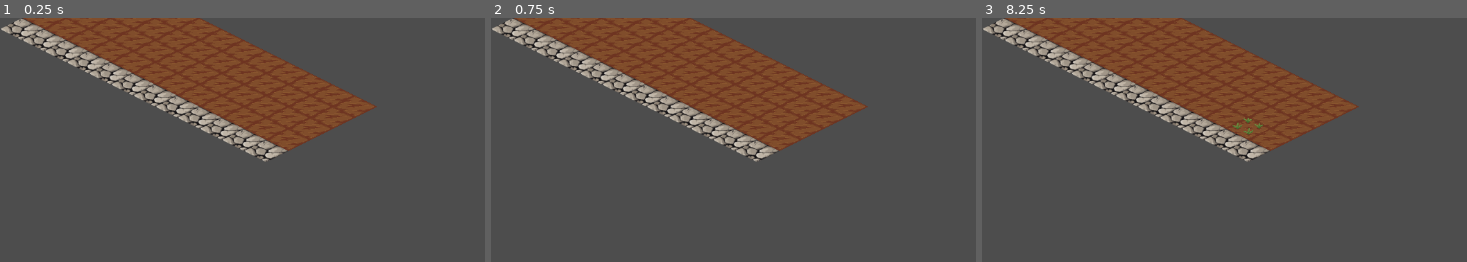
Above: before the commit, frames 1-3 (left to right).
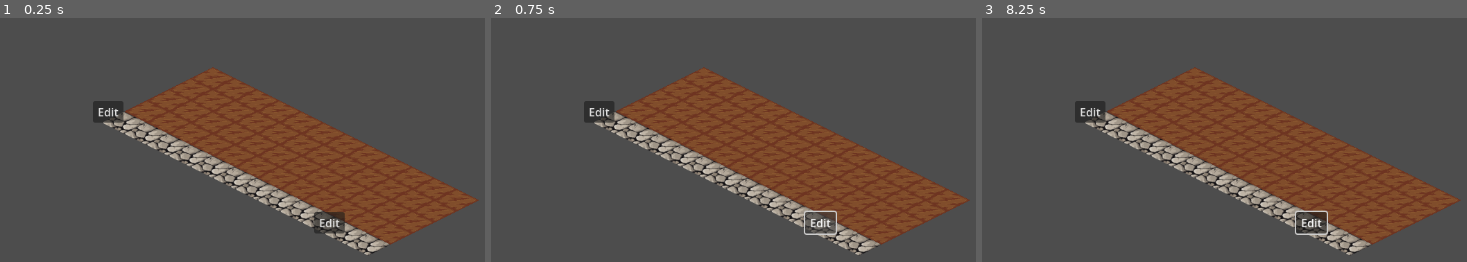
Above: after the commit, the same moments.

Repository: Loubear111/VirtualFarm-Godot
Game: Godot game, scene res://town.tscn
Two runs of this game, one before a commit and one after it. Both use one fixed random seed, a clock stepped at 60 frames per second and the inputs below.
Inputs (mouse positions are in pixels of both pictures, inside the frame that each line leads up to):
- Up to frame 1 (0.25 s): no input
- Up to frame 2 (0.75 s): click (820, 222) at 0.5 s, where only the run after the commit has a clickable "Edit"
- Up to frame 3 (8.25 s): click (1311, 222) at 1.25 s, where only the run after the commit has a clickable "Edit"; click (1311, 222) at 2 s, where only the run after the commit has a clickable "Edit"; tap Enter at 2.75, 4.25, 5.75 s; move the mouse to (outside the picture) at 2.77 s; click (outside the picture) at 2.92 s; tap Space at 3.5, 5, 6.5 s; move the mouse to (outside the picture) at 3.52 s; click (outside the picture) at 3.67 s; move the mouse to (1462, 144) at 4.27 s; click (1462, 144) at 4.42 s; move the mouse to (outside the picture) at 5.02 s; click (outside the picture) at 5.17 s; move the mouse to (outside the picture) at 5.77 s; click (outside the picture) at 5.92 s; move the mouse to (1142, 174) at 6.52 s; click (1142, 174) at 6.67 s; move the mouse to (1423, 242) at 7.27 s; click (1423, 242) at 7.42 s; move the mouse to (1263, 130) at 8.02 s; click (1263, 130) at 8.17 s

The runs differ from the first frame. In frame 1, 34% of the frame differs, in the area x 0-99%, y 0-98%; in frame 2, 34%; in frame 3, 34%.

Commit message:
consolidate crop tilemaps to their own scene for easy duplication (this is the way)

Diff:
--- /dev/null
+++ b/CropScene.tscn
@@ -0,0 +1,72 @@
+[gd_scene load_steps=6 format=3 uid="uid://jjc1temmmi73"]
+
+[ext_resource type="Script" path="res://scripts/crop_scene.gd" id="1_hiab7"]
+[ext_resource type="Texture2D" uid="uid://dbg2gsxy102ki" path="res://assets/crops.png" id="1_of0rr"]
+[ext_resource type="Script" path="res://scripts/crop_tilemap.gd" id="3_crp1j"]
+
+[sub_resource type="TileSetAtlasSource" id="TileSetAtlasSource_p8sic"]
+texture = ExtResource("1_of0rr")
+texture_region_size = Vector2i(64, 32)
+0:1/0 = 0
+0:1/0/custom_data_0 = "dirt"
+0:1/0/custom_data_1 = "plantable"
+0:2/0 = 0
+1:2/0 = 0
+2:2/0 = 0
+3:2/0 = 0
+0:3/0 = 0
+0:3/0/custom_data_0 = "carrot"
+1:3/0 = 0
+1:3/0/custom_data_0 = "carrot"
+2:3/0 = 0
+2:3/0/custom_data_0 = "carrot"
+3:3/0 = 0
+3:3/0/custom_data_0 = "carrot"
+0:4/0 = 0
+1:4/0 = 0
+2:4/0 = 0
+3:4/0 = 0
+0:5/0 = 0
+1:5/0 = 0
+2:5/0 = 0
+3:5/0 = 0
+1:6/0 = 0
+2:6/0 = 0
+3:6/0 = 0
+0:7/0 = 0
+1:7/0 = 0
+2:7/0 = 0
+3:7/0 = 0
+1:8/0 = 0
+2:8/0 = 0
+3:8/0 = 0
+0:9/0 = 0
+1:9/0 = 0
+2:9/0 = 0
+3:9/0 = 0
+
+[sub_resource type="TileSet" id="TileSet_ot8tp"]
+tile_shape = 1
+tile_size = Vector2i(64, 32)
+custom_data_layer_0/name = "type"
+custom_data_layer_0/type = 4
+custom_data_layer_1/name = "state"
+custom_data_layer_1/type = 4
+sources/0 = SubResource("TileSetAtlasSource_p8sic")
+
+[node name="CropScene" type="Node2D" node_paths=PackedStringArray("crop_map")]
+script = ExtResource("1_hiab7")
+crop_map = NodePath("CropsTilemap")
+
+[node name="CropsTilemap" type="TileMapLayer" parent="."]
+position = Vector2(32, 0)
+tile_map_data = PackedByteArray(0, 0, 255, 255, 255, 255, 0, 0, 0, 0, 1, 0, 0, 0, 0, 0, 254, 255, 0, 0, 0, 0, 1, 0, 0, 0, 0, 0, 255, 255, 0, 0, 0, 0, 1, 0, 0, 0, 0, 0, 0, 0, 0, 0, 0, 0, 1, 0, 0, 0)
+tile_set = SubResource("TileSet_ot8tp")
+script = ExtResource("3_crp1j")
+
+[node name="Button" type="Button" parent="."]
+offset_left = -46.0
+offset_top = -15.0
+offset_right = -2.0
+offset_bottom = 16.0
+text = "Edit"
--- a/project.godot
+++ b/project.godot
@@ -11,7 +11,7 @@
 [application]
 
 config/name="VirtualFarm"
-run/main_scene="res://town.tscn"
+run/main_scene="res://Town.tscn"
 config/features=PackedStringArray("4.3", "Mobile")
 config/icon="res://icon.svg"
 
--- /dev/null
+++ b/scripts/crop_scene.gd
@@ -0,0 +1,15 @@
+extends Node2D
+
+signal crop_scene_ready(crop_scene, crop_map)
+
+@export var crop_map: TileMapLayer  # Assign the CropMap in the Inspector
+
+# Called when the node enters the scene tree for the first time.
+func _ready() -> void:
+    # Emit signal to notify the Town script when the CropScene is ready
+    emit_signal("crop_scene_ready", self, crop_map)
+
+
+# Called every frame. 'delta' is the elapsed time since the previous frame.
+func _process(delta: float) -> void:
+    pass
--- /dev/null
+++ b/scripts/crop_tilemap.gd
@@ -0,0 +1,19 @@
+extends TileMapLayer
+
+
+# Called when the node enters the scene tree for the first time.
+func _ready() -> void:
+    pass # Replace with function body.
+
+
+# Called every frame. 'delta' is the elapsed time since the previous frame.
+func _process(delta: float) -> void:
+    pass
+
+func handle_click(eventPos: Vector2i):
+    # Plant the crop in the given cell
+    var localPos = self.to_local(eventPos)
+    var mapPos = self.local_to_map(localPos)
+    var data = self.get_cell_tile_data(mapPos)
+    if data != null and data.get_custom_data("state") == "plantable":
+        self.set_cell(mapPos, 0, Vector2i(0,3))
--- a/scripts/town.gd
+++ b/scripts/town.gd
@@ -2,33 +2,36 @@
 
 # References
 @export var background_tilemap: TileMapLayer  # TileMap for the background (e.g., grass, soil)
-@export var crops_tilemap: TileMapLayer  # TileMap for crops
+var crop_scenes = []  # Store all CropScenes
+var crop_tilemaps = []    # Store all CropMaps
 
 # Crop counts
 var crop_counts = {
-	"Wheat": 0,
-	"Corn": 0
+    "Wheat": 0,
+    "Corn": 0
 }
 
 # Called when the node is added to the scene
 func _ready():
-	pass
+    pass
+
+func _on_crop_scene_ready(crop_scene, crop_map):
+    # Register the CropScene and its CropMap
+    crop_scenes.append(crop_scene)
+    crop_tilemaps.append(crop_map)
+    print("Registered CropScene: %s with CropMap: %s" % [crop_scene.name, crop_map.name])
 
 # Handle taps on the map
 func _input(event):
-	if event is InputEventMouseButton:
-		#var tile_pos = crops_tilemap.world_to_map(event.position)
-		var localPos = crops_tilemap.to_local(event.position)
-		var mapPos = crops_tilemap.local_to_map(localPos)
-		var data = crops_tilemap.get_cell_tile_data(mapPos)
-		if data != null and data.get_custom_data("state") == "plantable":
-			crops_tilemap.set_cell(mapPos, 0, Vector2i(0,3))  # Set the tile to the growth stage
+    if event is InputEventMouseButton:
+        for crop_tilemap in crop_tilemaps:
+            crop_tilemap.handle_click(event.position)
 
 # Handle harvested crops
 func _on_crop_harvested(crop_type, quantity):
-	crop_counts[crop_type] += quantity
-	print("Harvested %s x%d" % [crop_type, quantity])
+    crop_counts[crop_type] += quantity
+    print("Harvested %s x%d" % [crop_type, quantity])
 
 
 func _on_crops_tilemap_crop_harvested(crop_type: Variant, quantity: Variant) -> void:
-	pass # Replace with function body.
+    pass # Replace with function body.
--- a/town.tscn
+++ b/town.tscn
@@ -1,17 +1,17 @@
-[gd_scene load_steps=10 format=4 uid="uid://dheck65ltd1ta"]
+[gd_scene load_steps=8 format=4 uid="uid://dheck65ltd1ta"]
 
-[ext_resource type="Script" path="res://scripts/town.gd" id="1_0rpih"]
-[ext_resource type="Texture2D" uid="uid://6pfjfdifxq5g" path="res://assets/dirt.png" id="1_ijqoj"]
-[ext_resource type="Texture2D" uid="uid://chp8f1alyjq08" path="res://assets/cobble.png" id="2_px74t"]
-[ext_resource type="Texture2D" uid="uid://dbg2gsxy102ki" path="res://assets/crops.png" id="3_5inag"]
+[ext_resource type="Script" path="res://scripts/town.gd" id="1_i8auo"]
+[ext_resource type="Texture2D" uid="uid://6pfjfdifxq5g" path="res://assets/dirt.png" id="2_mbpvc"]
+[ext_resource type="Texture2D" uid="uid://chp8f1alyjq08" path="res://assets/cobble.png" id="3_ewaor"]
+[ext_resource type="PackedScene" uid="uid://jjc1temmmi73" path="res://CropScene.tscn" id="4_fu2pd"]
 
 [sub_resource type="TileSetAtlasSource" id="TileSetAtlasSource_c3gou"]
-texture = ExtResource("1_ijqoj")
+texture = ExtResource("2_mbpvc")
 0:2/size_in_atlas = Vector2i(4, 2)
 0:2/0 = 0
 
 [sub_resource type="TileSetAtlasSource" id="TileSetAtlasSource_e3phg"]
-texture = ExtResource("2_px74t")
+texture = ExtResource("3_ewaor")
 texture_region_size = Vector2i(64, 32)
 0:0/0 = 0
 
@@ -21,65 +21,20 @@
 sources/0 = SubResource("TileSetAtlasSource_c3gou")
 sources/2 = SubResource("TileSetAtlasSource_e3phg")
 
-[sub_resource type="TileSetAtlasSource" id="TileSetAtlasSource_afn73"]
-texture = ExtResource("3_5inag")
-texture_region_size = Vector2i(64, 32)
-0:1/0 = 0
-0:1/0/custom_data_0 = "dirt"
-0:1/0/custom_data_1 = "plantable"
-0:2/0 = 0
-1:2/0 = 0
-2:2/0 = 0
-3:2/0 = 0
-0:3/0 = 0
-0:3/0/custom_data_0 = "carrot"
-1:3/0 = 0
-1:3/0/custom_data_0 = "carrot"
-2:3/0 = 0
-2:3/0/custom_data_0 = "carrot"
-3:3/0 = 0
-3:3/0/custom_data_0 = "carrot"
-0:4/0 = 0
-1:4/0 = 0
-2:4/0 = 0
-3:4/0 = 0
-0:5/0 = 0
-1:5/0 = 0
-2:5/0 = 0
-3:5/0 = 0
-1:6/0 = 0
-2:6/0 = 0
-3:6/0 = 0
-0:7/0 = 0
-1:7/0 = 0
-2:7/0 = 0
-3:7/0 = 0
-1:8/0 = 0
-2:8/0 = 0
-3:8/0 = 0
-0:9/0 = 0
-1:9/0 = 0
-2:9/0 = 0
-3:9/0 = 0
-
-[sub_resource type="TileSet" id="TileSet_snvtw"]
-tile_shape = 1
-tile_size = Vector2i(64, 32)
-custom_data_layer_0/name = "type"
-custom_data_layer_0/type = 4
-custom_data_layer_1/name = "state"
-custom_data_layer_1/type = 4
-sources/0 = SubResource("TileSetAtlasSource_afn73")
-
-[node name="Town" type="Node2D" node_paths=PackedStringArray("background_tilemap", "crops_tilemap")]
-script = ExtResource("1_0rpih")
+[node name="Town" type="Node2D" node_paths=PackedStringArray("background_tilemap")]
+position = Vector2(147, 135)
+script = ExtResource("1_i8auo")
 background_tilemap = NodePath("Background")
-crops_tilemap = NodePath("CropsTilemap")
 
 [node name="Background" type="TileMapLayer" parent="."]
 tile_map_data = PackedByteArray("AAAAAAAAAgAAAAAAAAAAAAEAAgAAAAAAAAABAAIAAgAAAAAAAAABAAMAAgAAAAAAAAACAAQAAgAAAAAAAAACAA …(816 unchanged characters)…
 tile_set = SubResource("TileSet_2mcib")
 
-[node name="CropsTilemap" type="TileMapLayer" parent="."]
-tile_map_data = PackedByteArray("AAAFAAkAAAAAAAEAAAAGAAgAAAAAAAEAAAAGAAkAAAAAAAEAAAAGAAoAAAAAAAEAAAA=")
-tile_set = SubResource("TileSet_snvtw")
+[node name="CropScene" parent="." instance=ExtResource("4_fu2pd")]
+position = Vector2(352, 160)
+
+[node name="CropScene2" parent="." instance=ExtResource("4_fu2pd")]
+position = Vector2(33, 0)
+
+[connection signal="crop_scene_ready" from="CropScene" to="." method="_on_crop_scene_ready"]
+[connection signal="crop_scene_ready" from="CropScene2" to="." method="_on_crop_scene_ready"]
